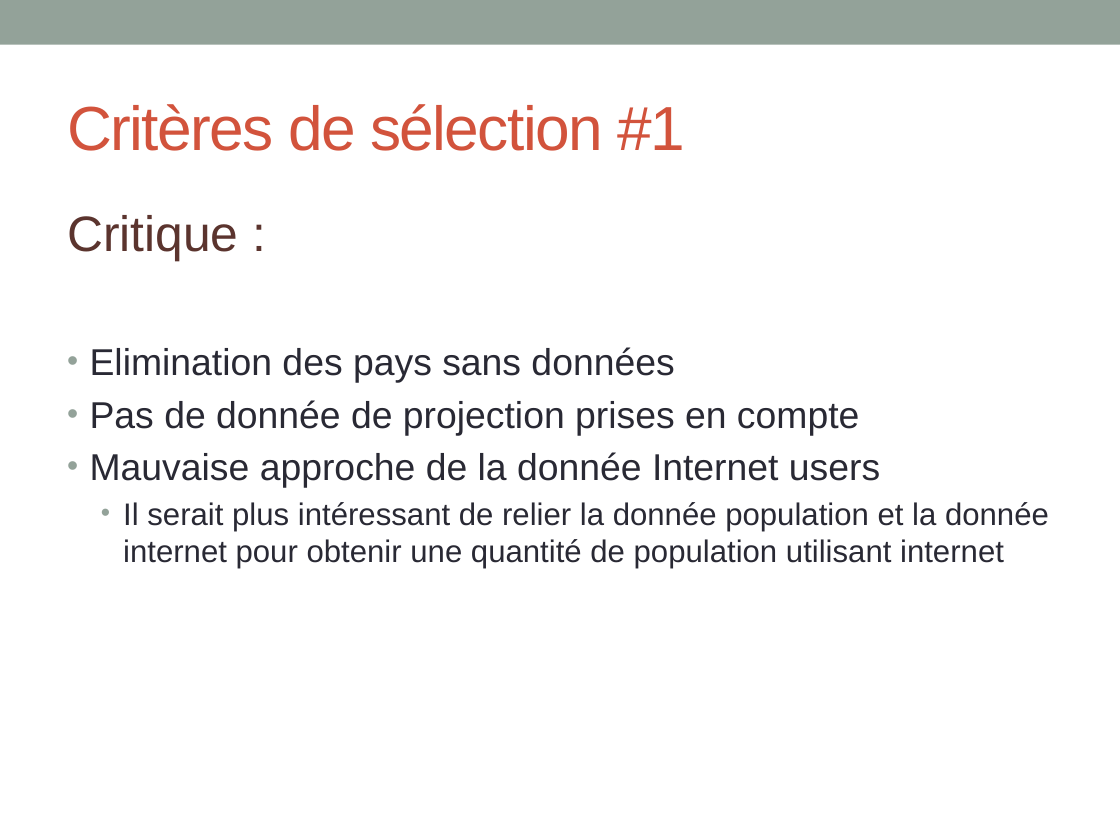
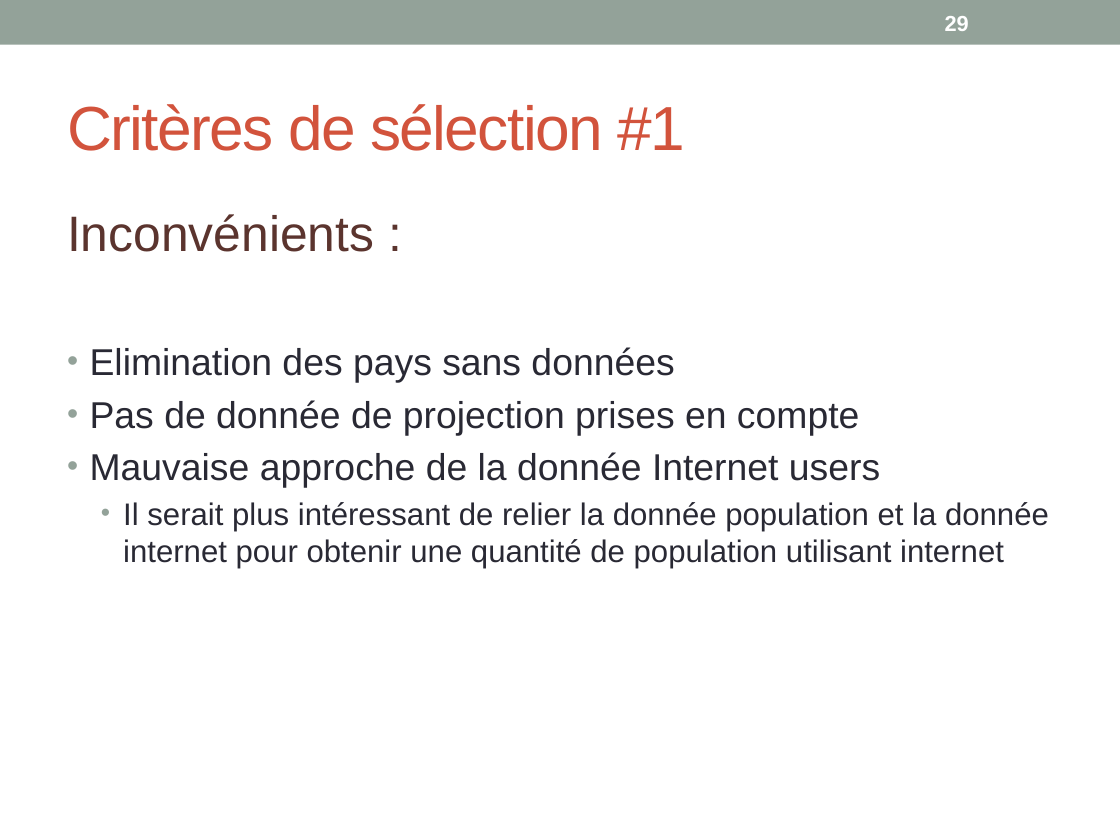
Before and after one commit to khub41/OC_P02, a slide deck: slide 29 of Presentation_P02.pptx (slide 28 before the commit). Drawn at 1120x840 pixels with LibreOffice and Linux fonts; fonts in the diff are those of the drawing. Boxes give left, top, right and bottom in pixels: in the first picture for what was removed or moved away, otherwise in the second. Text is boxed around its words. In the diff, an @@ line names an element or a change of style, - is before the commit and + after.

```diff
--- a/Presentation_P02.pptx
+++ b/Presentation_P02.pptx
@@ page number added at [945,16,969,31], 14 pt, text #FFFFFF, bold @@
+29
@@ text at [67,214,374,252]: text changed @@
-Critique :
+Inconvénients :
```
Also in this commit, not shown: 38 other slides changed, 2 slides added, 1 other file.
